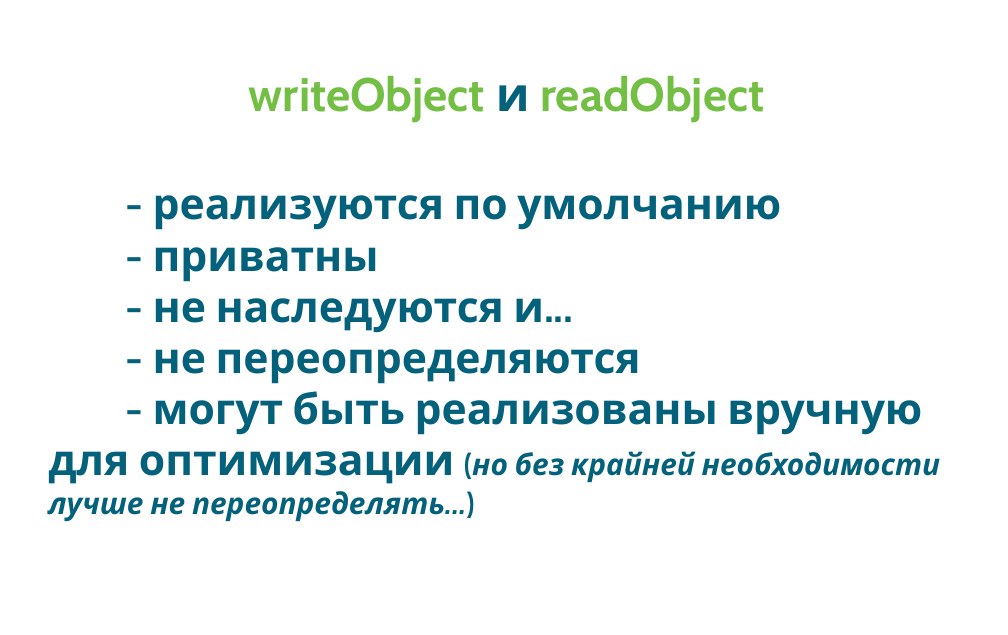
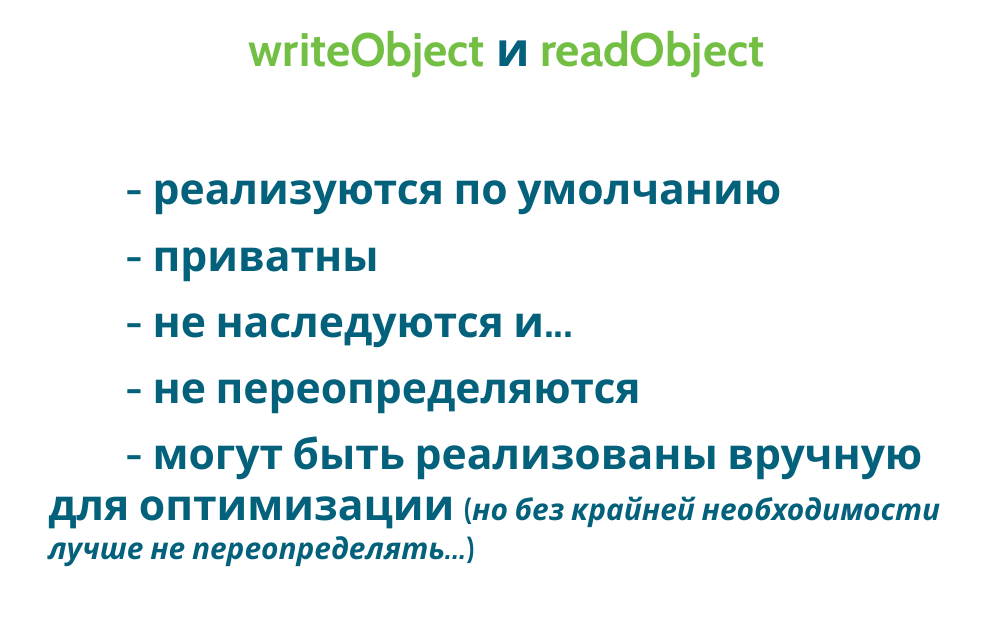
Before and after one commit to pixie1977/JavaSchoolSerialization, a slide deck: slide 16 of JavaSchoolSerialization.odp. Drawn at 1008x635 pixels with LibreOffice and Linux fonts; fonts in the diff are those of the drawing; background and template pictures are left out. Boxes give left, top, right and bottom in pixels: in the first picture for what was removed or moved away, otherwise in the second. Text is boxed around its words. In the diff, an @@ line names an element or a change of style, - is before the commit and + after.

```diff
--- a/JavaSchoolSerialization.odp
+++ b/JavaSchoolSerialization.odp
@@ subtitle "writeObject и readObject" moved from (x1=48, y1=76, x2=940, y2=522) to (x1=48, y1=31, x2=940, y2=567) @@
@@ subtitle "writeObject и readObject" at (x1=48, y1=31, x2=940, y2=567): more space between paragraphs @@
```
Also in this commit, not shown: 52 other slides changed, 1 other file.
